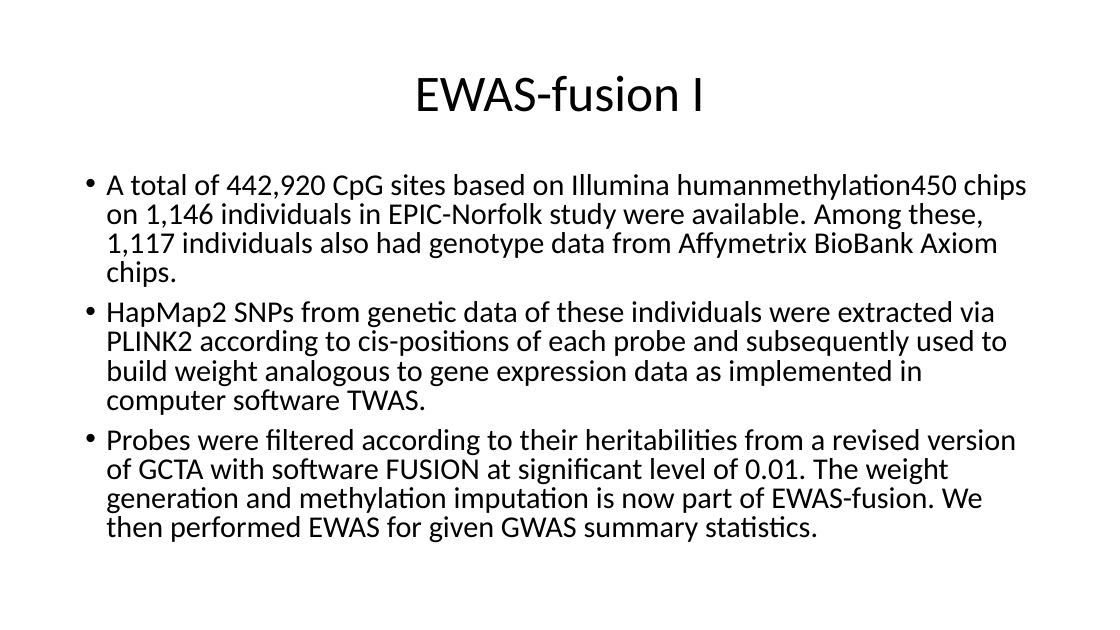
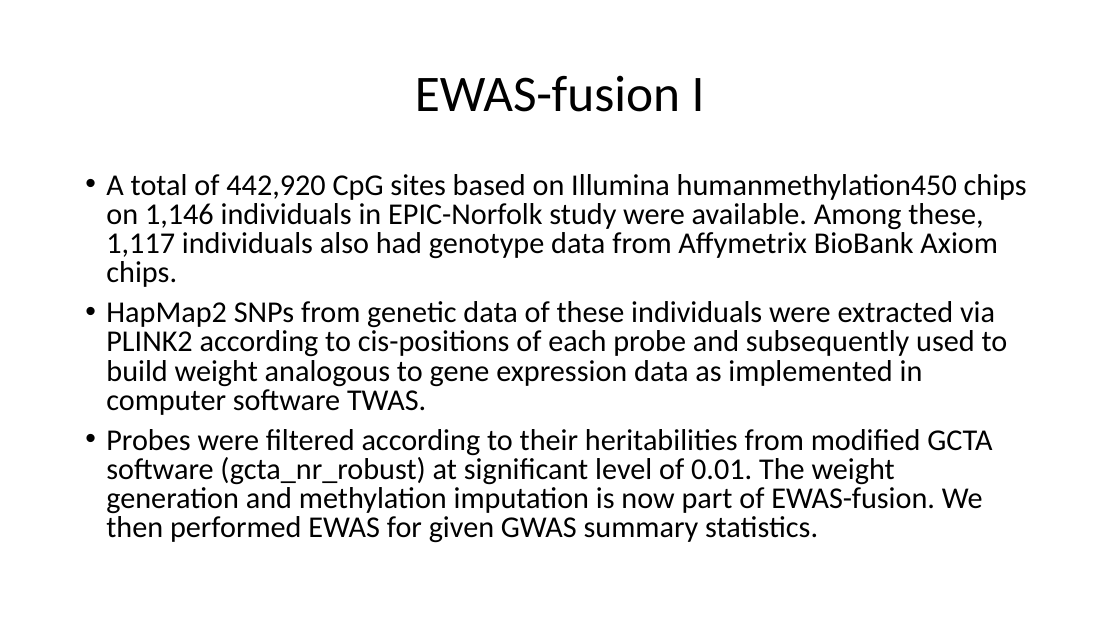
Before and after one commit to jinghuazhao/EWAS-fusion, a slide deck: slide 8 of README.pptx (slide 9 before the commit). Drawn at 1120x630 pixels with LibreOffice and Linux fonts; fonts in the diff are those of the drawing. Boxes give left, top, right and bottom in pixels: in the first picture for what was removed or moved away, otherwise in the second. Text is boxed around its words. In the diff, an @@ line names an element or a change of style, - is before the commit and + after.

```diff
--- a/README.pptx
+++ b/README.pptx
@@ text at (x1=106, y1=429, x2=992, y2=543): text changed @@
-• Probes were filtered according to their heritabilities from a revised version of GCTA with software FUSION at significant level of 0.01. The weight generation and methylation imputation is now part of EWAS-fusion. We then performed EWAS for given GWAS summary statistics.
+• Probes were filtered according to their heritabilities from modified GCTA software (gcta_nr_robust) at significant level of 0.01. The weight generation and methylation imputation is now part of EWAS-fusion. We then performed EWAS for given GWAS summary statistics.
```
Also in this commit, not shown: 1 other slide changed, 1 slide removed.
